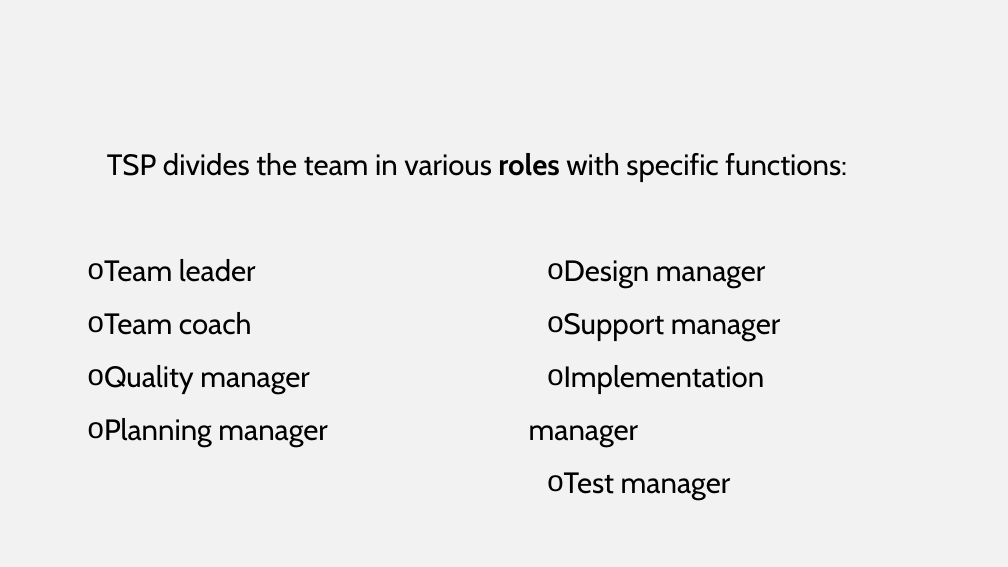
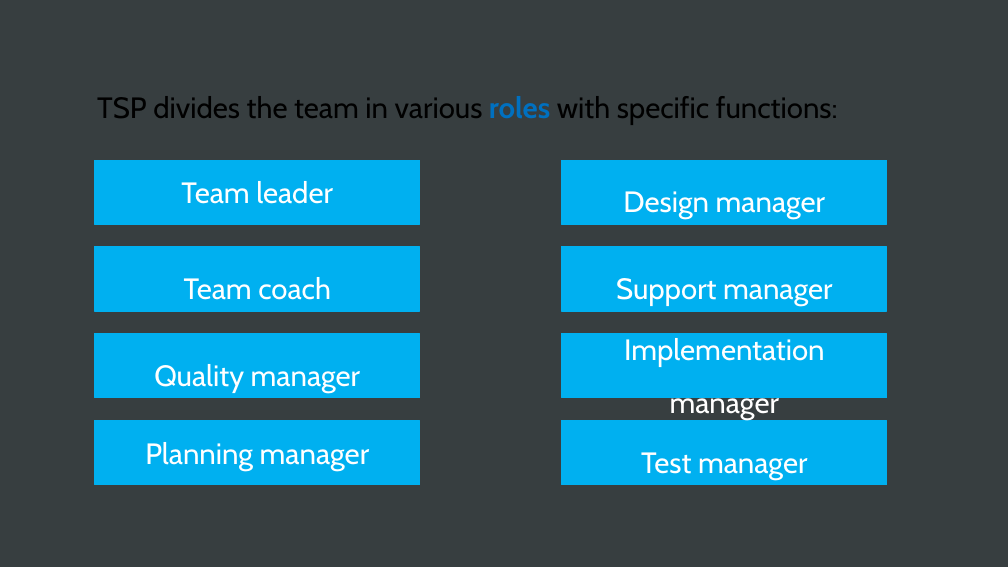
Before and after one commit to eduardamsc/FEUP-ESOF, a slide deck: slide 5 of Slide deck.pptx. Drawn at 1008x567 pixels with LibreOffice and Linux fonts; fonts in the diff are those of the drawing. Boxes give left, top, right and bottom in pixels: in the first picture for what was removed or moved away, otherwise in the second. Text is boxed around its words. In the diff, an @@ line names an element or a change of style, - is before the commit and + after.

Commit message:
mudança design

```diff
--- a/Slide deck.pptx
+++ b/Slide deck.pptx
@@ background #F2F2F2 to #383E40 @@
@@ text "TSP divides the team in ...": place and size @@
-text "TSP divides the team in ..." at (104,153,847,447)
+text "TSP divides the team in ..." at (97,96,838,125)
@@ text "TSP divides the team in ..." at (97,96,838,125): text colour #000000 to #0070C0 in "roles" @@
@@ rectangle added at (95,160,420,225), fill #00B0F0, outline #00B0F0 1 pt, 28 pt, text #FFFFFF @@
+Team leader
@@ rectangle added at (562,160,887,225), fill #00B0F0, outline #00B0F0 1 pt, 28 pt, text #FFFFFF @@
+Design manager
@@ rectangle added at (95,247,420,312), fill #00B0F0, outline #00B0F0 1 pt, 28 pt, text #FFFFFF @@
+Team coach
@@ text at (104,259,327,447): paragraphs removed @@
-o Team leader
-o Team coach
-o Quality manager
-o Planning manager
@@ text removed at (529,260,780,500) @@
-o Design manager
-o Support manager
-o Implementation manager
-o Test manager
@@ rectangle added at (562,247,887,312), fill #00B0F0, outline #00B0F0 1 pt, 28 pt, text #FFFFFF @@
+Support manager
@@ rectangle added at (95,334,420,399), fill #00B0F0, outline #00B0F0 1 pt, 28 pt, text #FFFFFF @@
+Quality manager
@@ rectangle added at (562,334,887,399), fill #00B0F0, outline #00B0F0 1 pt, 28 pt, text #FFFFFF @@
+Implementation manager
@@ rectangle added at (95,421,420,485), fill #00B0F0, outline #00B0F0 1 pt, 28 pt, text #FFFFFF @@
+Planning manager
@@ rectangle added at (562,421,887,485), fill #00B0F0, outline #00B0F0 1 pt, 28 pt, text #FFFFFF @@
+Test manager
```
Also in this commit, not shown: 9 other slides changed.
